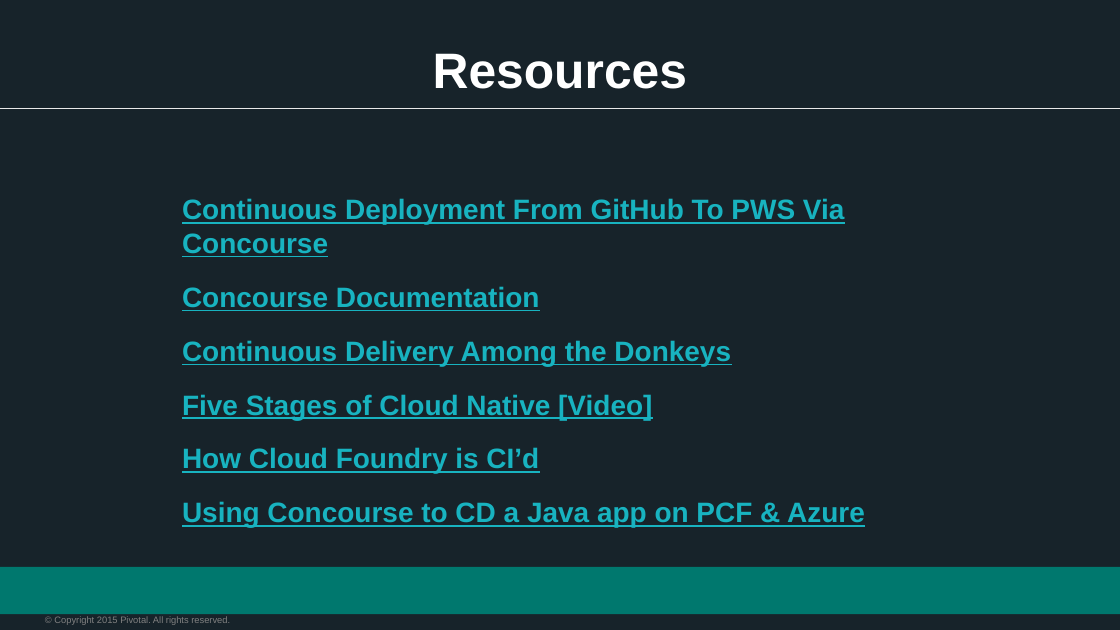
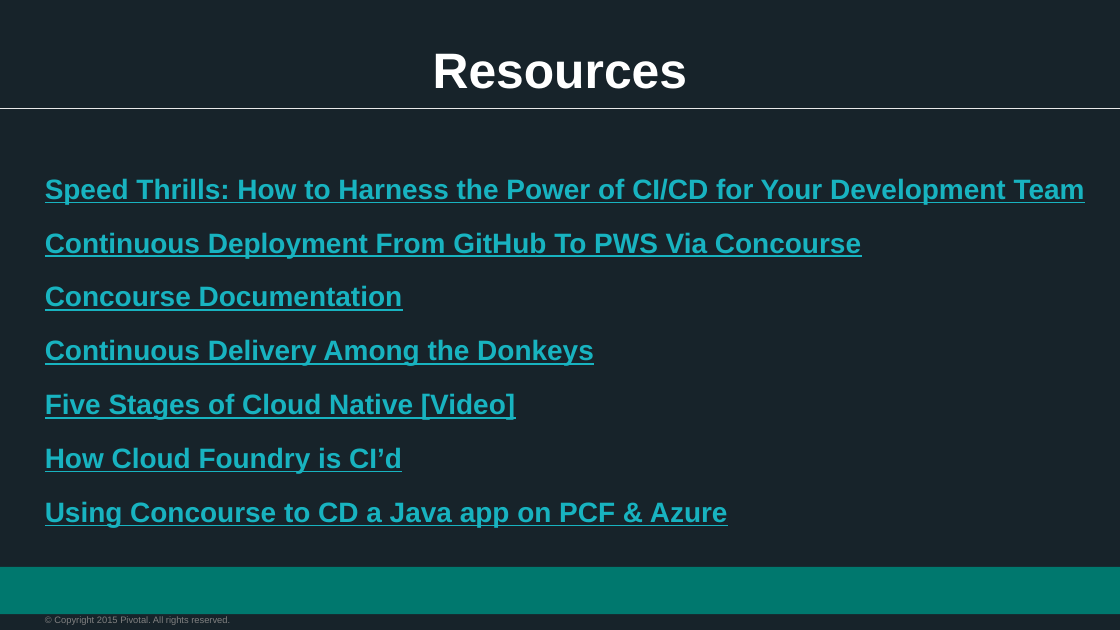
Before and after one commit to vmware-archive/devops-workshop, a slide deck: slide 11 of presentations/104 - Intro to CICD/Session_9_Intro_CICD.pptx. Drawn at 1120x630 pixels with LibreOffice and Linux fonts; fonts in the diff are those of the drawing; background and template pictures are left out. Boxes give left, top, right and bottom in pixels: in the first picture for what was removed or moved away, otherwise in the second. Text is boxed around its words. In the diff, an @@ line names an element or a change of style, - is before the commit and + after.

Commit message:
added link to Ben's whitepaper

```diff
--- a/presentations/104 - Intro to CICD/Session_9_Intro_CICD.pptx
+++ b/presentations/104 - Intro to CICD/Session_9_Intro_CICD.pptx
@@ text "Speed Thrills: How to Harness ...": place and size @@
-text "Speed Thrills: How to Harness ..." at (182,198,865,527)
+text "Speed Thrills: How to Harness ..." at (45,178,1085,527)
@@ text at (45,178,1085,204): paragraph added @@
+Speed Thrills: How to Harness the Power of CI/CD for Your Development Team
```
